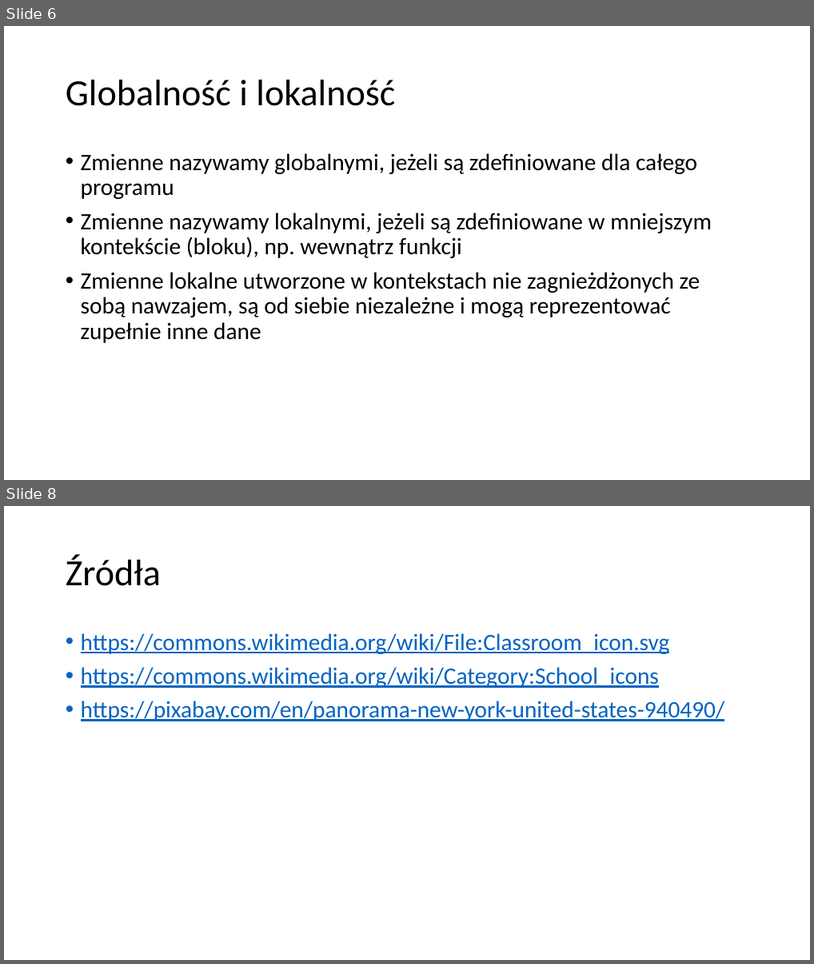
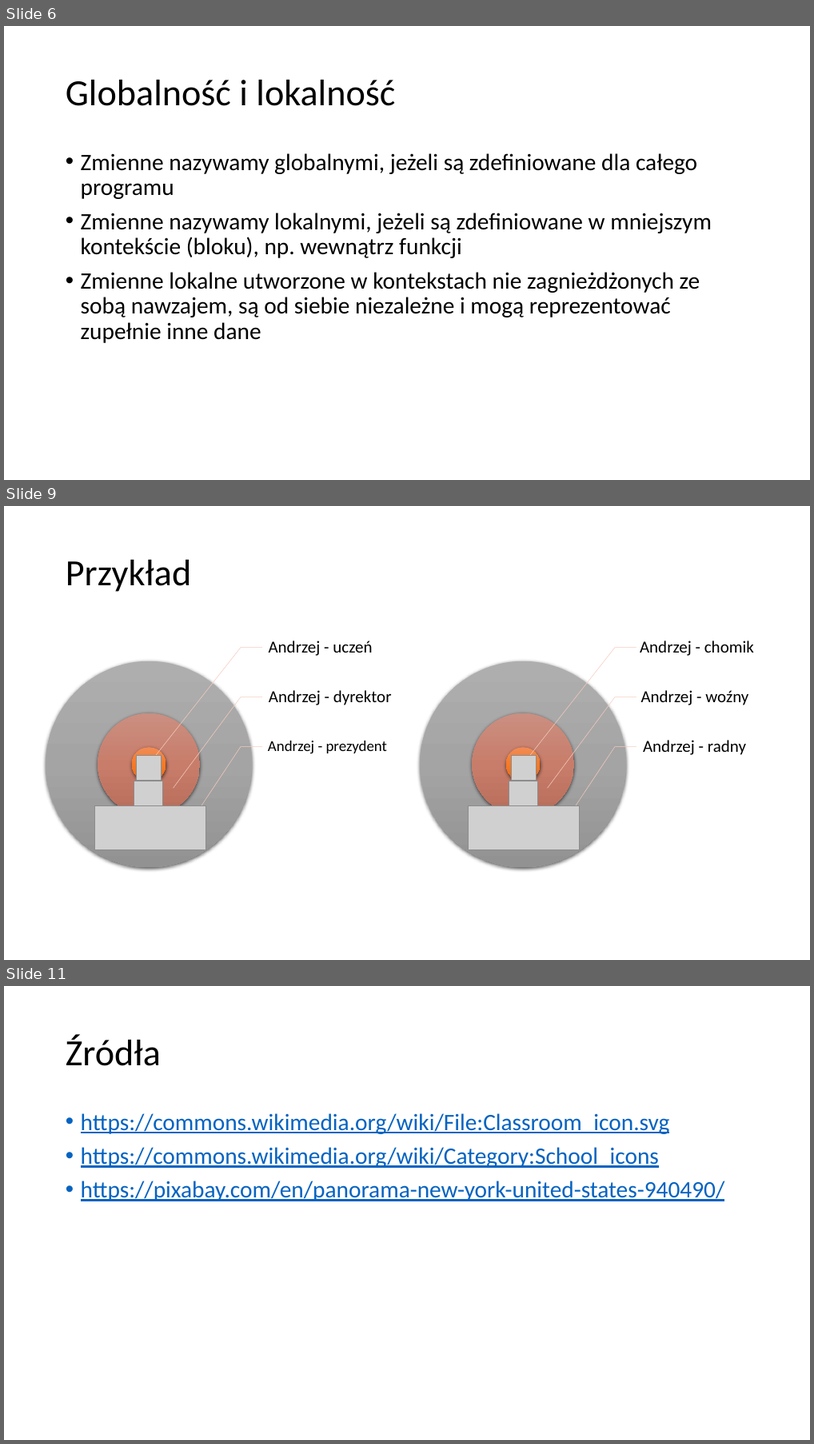
Before and after one commit to blackbat13/CS-HTiEW, a slide deck: Wprowadzenie do funkcji/III. Wprowadzenie do funkcji - globalność i lokalność zmiennych/Globalność i lokalność.pptx. Shown one above the other, each under a label of ours: slides 6 and 8 before the commit, slides 6, 9 and 11 after it; the slides between them are not shown. The pictures are 814x964 and 814x1444 pixels, drawn with LibreOffice and Linux fonts; fonts in the diff are those of the drawing; grey boxes stand for pictures. Boxes give left, top, right and bottom in pixels: in the first picture for what was removed or moved away, otherwise in the second. Text is boxed around its words. In the diff, an @@ line names an element or a change of style, - is before the commit and + after.

```diff
--- a/Wprowadzenie do funkcji/III. Wprowadzenie do funkcji - globalność i lokalność zmiennych/Globalność i lokalność.pptx
+++ b/Wprowadzenie do funkcji/III. Wprowadzenie do funkcji - globalność i lokalność zmiennych/Globalność i lokalność.pptx
@@ slide 9 added at (4,506,810,960), background #FFFFFF @@
@@ title added at (66,560,191,592), 44 pt, text #000000 @@
+Przykład
@@ group added at (46,640,392,867): 6 lines, 3 ellipses, 3 texts, 3 pictures @@
+Andrzej - uczeń
+Andrzej - dyrektor
+Andrzej - prezydent
@@ group added at (420,640,754,867): 6 lines, 3 ellipses, 3 texts, 3 pictures @@
+Andrzej - chomik
+Andrzej - woźny
+Andrzej - radny
@@ what was slide 8 is now slide 11 @@
```
Also in this commit, not shown: 3 slides changed, 3 other slides added, 1 slide removed.
